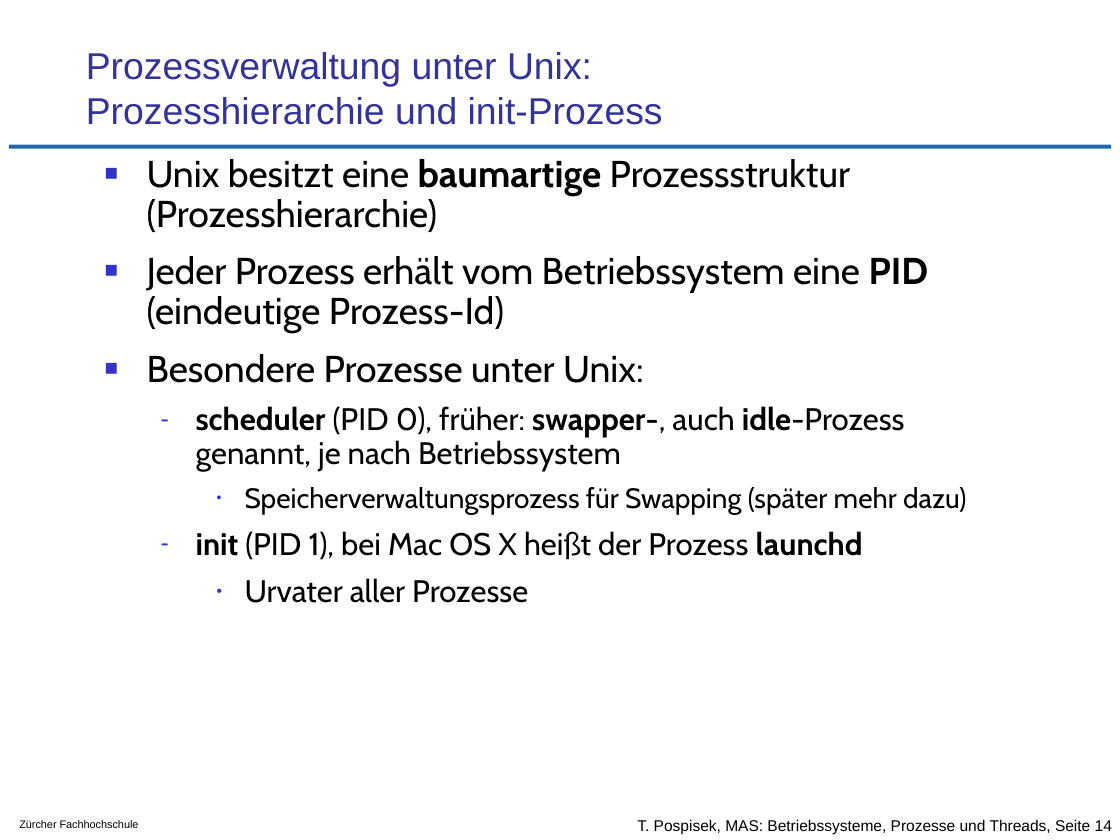
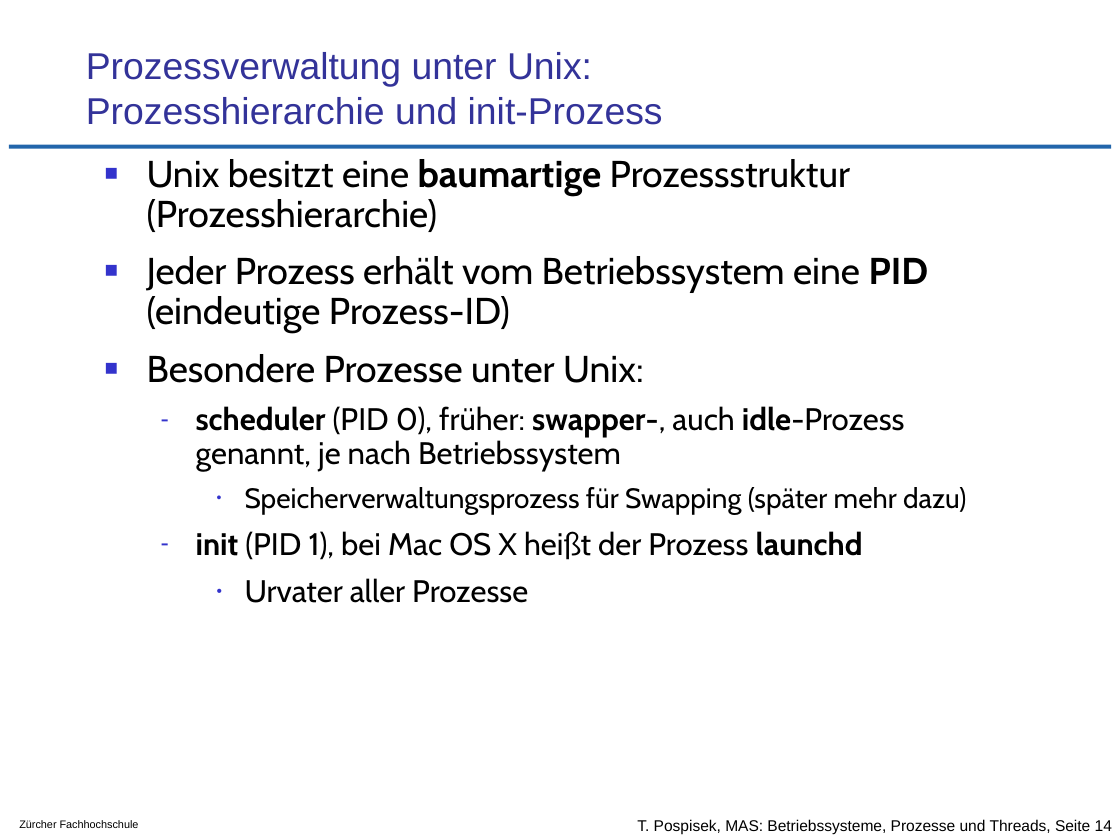
Before and after one commit to tpo/betriebssysteme, a slide deck: slide 14 of 05-2_Prozesse_und_Threads.odp. Drawn at 1120x840 pixels with LibreOffice and Linux fonts; fonts in the diff are those of the drawing; background and template pictures are left out. Boxes give left, top, right and bottom in pixels: in the first picture for what was removed or moved away, otherwise in the second. Text is boxed around its words. In the diff, an @@ line names an element or a change of style, - is before the commit and + after.

```diff
--- a/05-2_Prozesse_und_Threads.odp
+++ b/05-2_Prozesse_und_Threads.odp
@@ text at (x1=147, y1=256, x2=929, y2=333): text changed @@
-■ Jeder Prozess erhält vom Betriebssystem eine PID (eindeutige Prozess-Id)
+■ Jeder Prozess erhält vom Betriebssystem eine PID (eindeutige Prozess-ID)
```
Also in this commit, not shown: 7 other slides changed, 1 slide removed, 1 other file.
